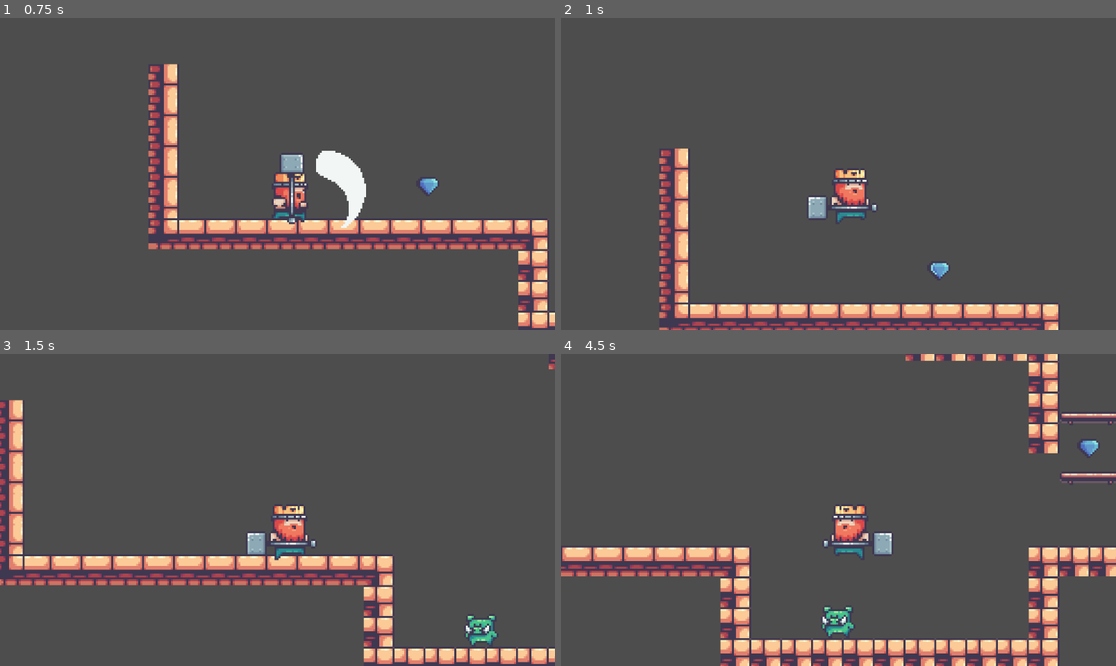
Above: before the commit, frames 1-4 (two rows, left to right).
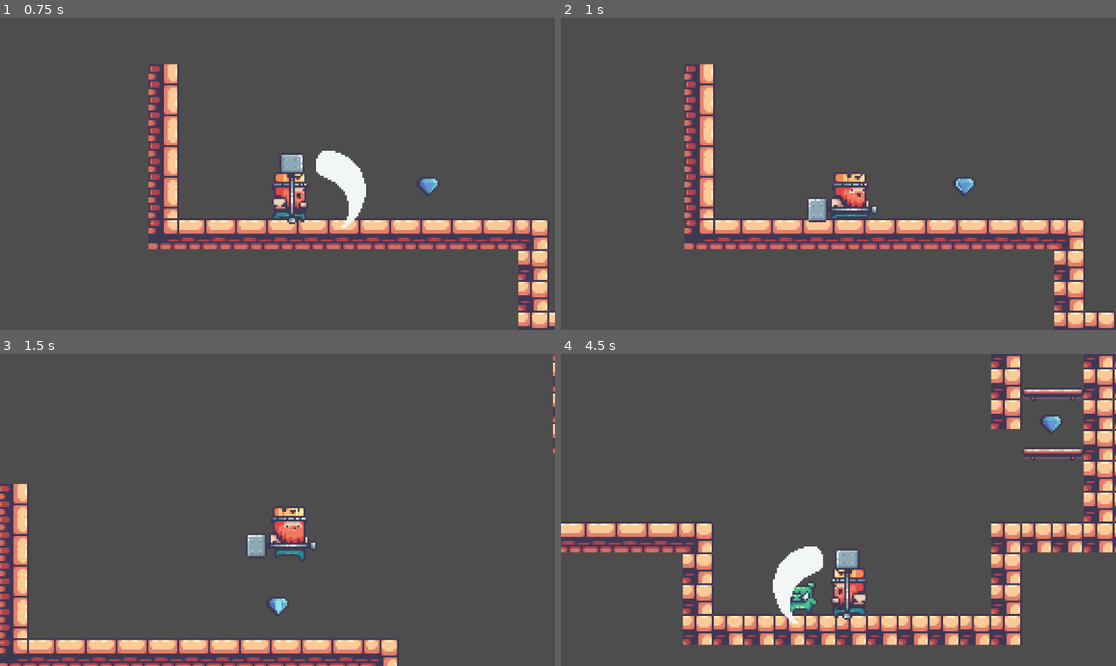
Above: after the commit, the same moments.

Repository: samuelurbinaflor/pmv-godot-learning-game
Game: Godot game, scene res://scenes/game.tscn
Two runs of this game, one before a commit and one after it. Both use one fixed random seed, a clock stepped at 60 frames per second and the inputs below.
Inputs:
- Up to frame 1 (0.75 s): tap Enter (attack) at 0.5, 0.6 s; hold D (m_right) from 0.53 s (still down)
- Up to frame 2 (1 s): keep holding D (m_right); tap W (jump) at 0.77, 0.8 s
- Up to frame 3 (1.5 s): keep holding D (m_right); tap W (jump) at 1.07, 1.35 s
- Up to frame 4 (4.5 s): tap W (jump) at 1.52, 1.82, 2.3, 3.02, 3.32, 3.6, 3.77, 4.07 s; tap Enter (attack) at 1.55, 2.1, 2.85, 4.35 s; release D (m_right) at 2.03 s; hold A (m_left) 2.03-2.78 s; hold D (m_right) 2.78-4.28 s; hold A (m_left) from 4.28 s (still down)

Frame 1 is identical in both runs. In frame 2, 14% of the frame differs, in the area x 17-100%, y 14-100%; in frame 3, 14%; in frame 4, 23%, in the area x 0-100%, y 0-100%.

Commit message:
Update player.gd

Diff:
--- a/scripts/player.gd
+++ b/scripts/player.gd
@@ -30,7 +30,7 @@
 	handle_jump()
 	move_and_slide()
 
-	# Animaciones (solo si no está atacando)
+
 	if not is_attacking:
 		if is_on_floor():
 			animated_sprite.play("idle" if velocity.x == 0 else "run")
@@ -59,7 +59,7 @@
 		velocity += get_gravity() * delta
 
 func handle_jump() -> void:
-	if Input.is_action_just_pressed("jump") and is_on_floor():
+	if Input.is_action_just_pressed("jump") and is_on_floor() and not is_attacking:
 		velocity.y = JUMP_VELOCITY
 		animated_sprite.play("jump")
 
